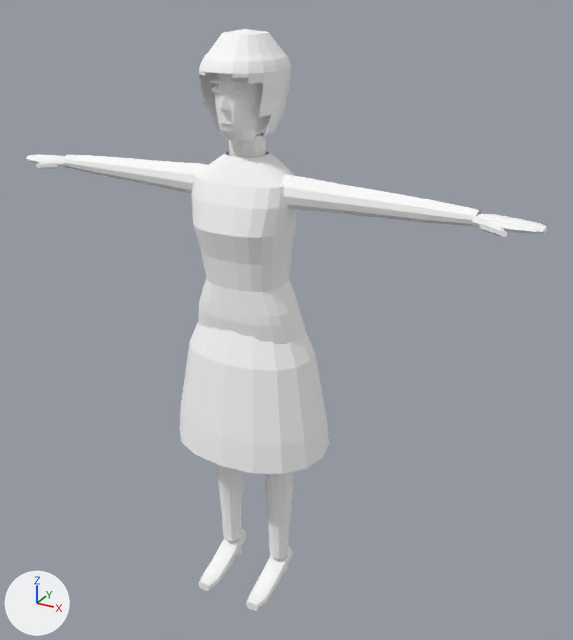
Renders of the glTF model public/models/extra-woman-2.glb from each side of a commit.
Both versions are drawn from a camera (50 mm lens) standing at (1.135, -1.834, 1.872) and looking at (0.083, 0.078, 0.916). Lighting does not change. The marker at lower left points along +X, +Y and +Z. The first picture is the older version. Vertices at exactly the same position are counted once.

The scene before the commit, as lines of its bpy script (objects in view):
```python
me_extra_woman_2_body = bpy.data.meshes.new('extra-woman-2-body')
me_extra_woman_2_body.from_pydata(...)  # 1412 vertices, 2503 faces; spans x -0.81..0.81, y -0.18..0.2, z 0.0..1.74
me_extra_woman_2_body.materials.append(mat_extra_woman_2_mat)
ob_extra_woman_2_body = bpy.data.objects.new('extra-woman-2-body', me_extra_woman_2_body)
ob_extra_woman_2_body.location = (0.0, 0.0, 0.0)
```
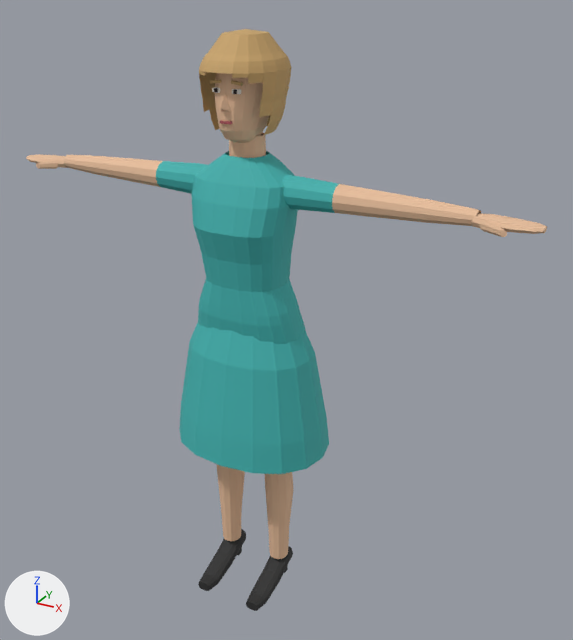
What differs and where, as boxes (x1, y1, x2, y2) in the pictures (573 x 640 px):
part 1 of me_extra_woman_2_body, recoloured
    both: (26, 73, 547, 559)
part 2 of me_extra_woman_2_body, recoloured (white to cyan)
    both: (156, 151, 339, 474)
part 3 of me_extra_woman_2_body, recoloured (white to orange)
    both: (199, 29, 291, 135)
part 4 of me_extra_woman_2_body, recoloured
    both: (198, 88, 293, 611)

The change in detail:
me_extra_woman_2_body has 1412 vertices, 2503 faces and spans x -0.81..0.81, y -0.18..0.2, z 0.0..1.74.
me_extra_woman_2_body is used by ob_extra_woman_2_body; location (0.0, 0.0, 0.0).
me_extra_woman_2_body part 1: 1099 faces centred in x -0.81..0.81, y -0.1..0.1, z 0.13..1.69 are repainted in the vertex colours; the middle colour goes from white #ffffff to beige #e9bf9c.
me_extra_woman_2_body part 2: 746 faces centred in x -0.24..0.24, y -0.17..0.19, z 0.55..1.41 are repainted in the vertex colours; the middle colour goes from white #ffffff to cyan #40b3b0.
me_extra_woman_2_body part 3: 418 faces centred in x -0.11..0.11, y -0.12..0.14, z 1.49..1.73 are repainted in the vertex colours; the middle colour goes from white #ffffff to orange #c9a46a.
me_extra_woman_2_body part 4: 240 faces centred in x -0.12..0.12, y -0.17..0.06, z 0.0..1.6 are repainted in the vertex colours; the middle colour goes from white #ffffff to black #2a2a2a.
